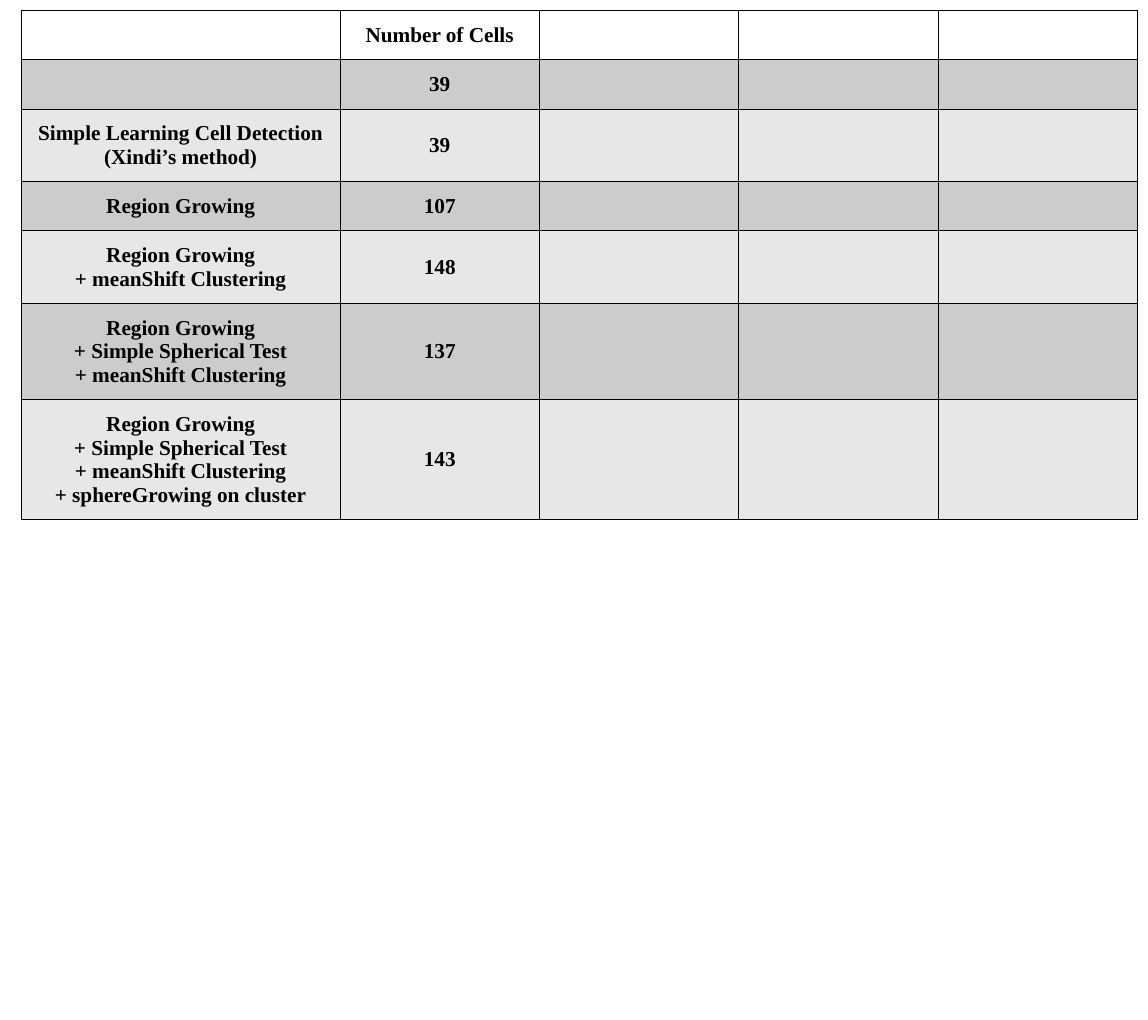
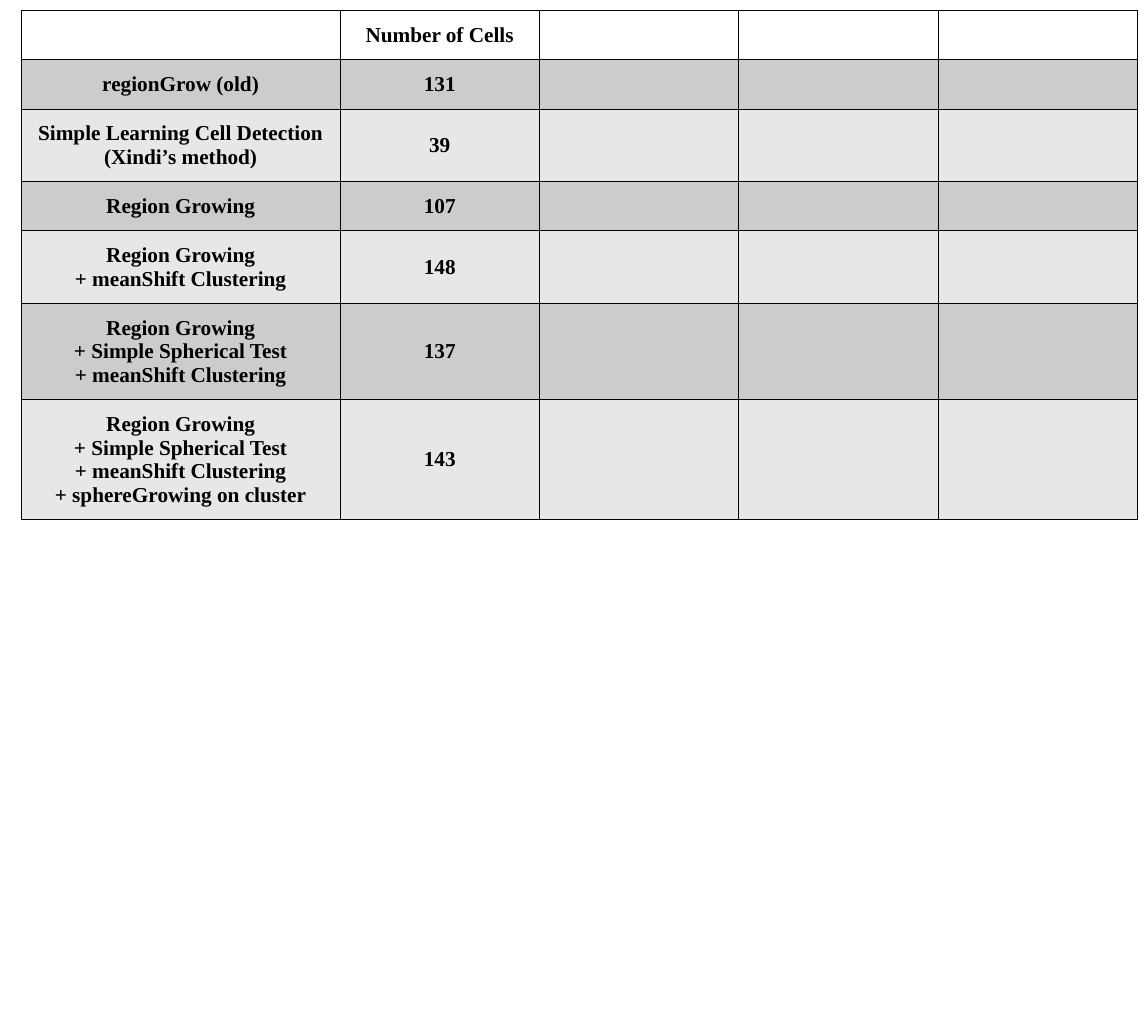
Before and after one commit to CBL-ORION/Vaa3D-tools-mirror, a slide deck: slide 3 of hackathon/xiang/cellSegmentation/scheme.pptx. Drawn at 1148x1020 pixels with LibreOffice and Linux fonts; fonts in the diff are those of the drawing. Boxes give left, top, right and bottom in pixels: in the first picture for what was removed or moved away, otherwise in the second. Text is boxed around its words. In the diff, an @@ line names an element or a change of style, - is before the commit and + after.

Commit message:
Employed GVF into the sub-region segmentation route;

```diff
--- a/hackathon/xiang/cellSegmentation/scheme.pptx
+++ b/hackathon/xiang/cellSegmentation/scheme.pptx
@@ table at (22, 10, 1137, 546) @@
-row 2, column 1: 
+row 2, column 1: regionGrow (old)
-row 2, column 2: 39
+row 2, column 2: 131
```
Also in this commit, not shown: 1 slide added, 2 other files.
